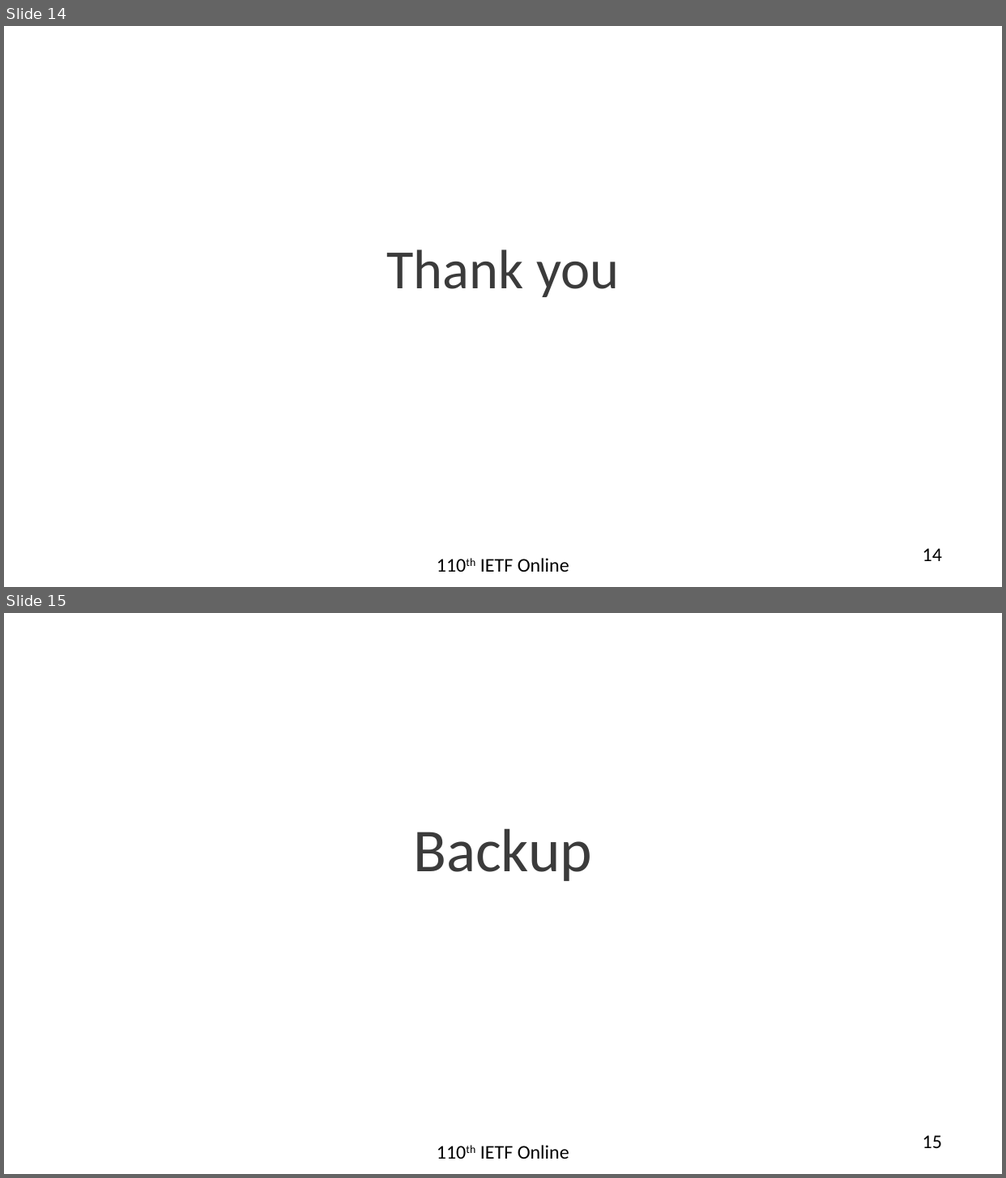
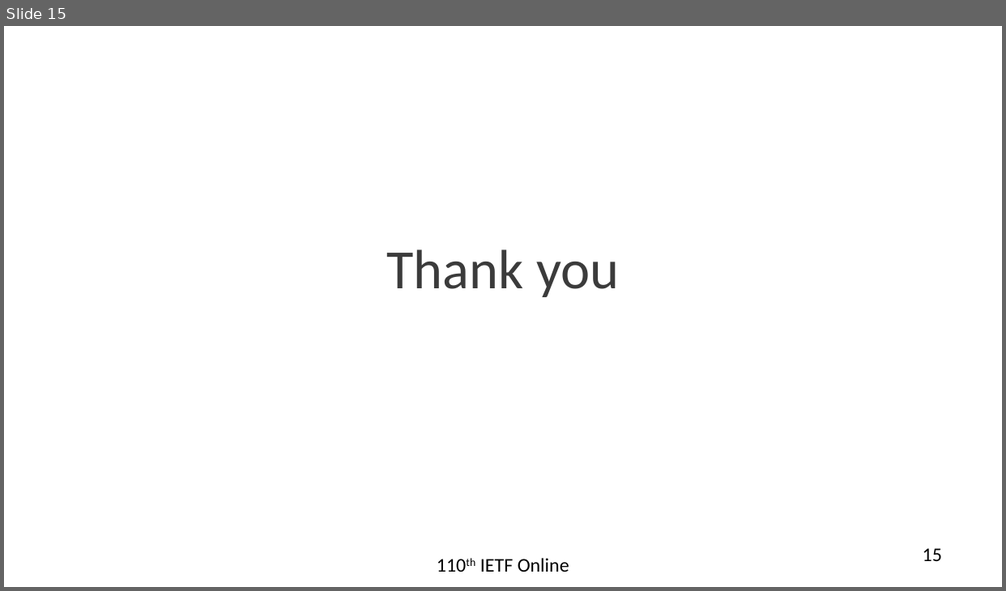
Before and after one commit to rakgandhi/ietf-slides, a slide deck: draft-gandhi-spring-sr-enhanced-plm-04.pptx. Shown one above the other, each under a label of ours: slides 14 and 15 before the commit, slide 15 after it. The pictures are 1006x1178 and 1006x591 pixels, drawn with LibreOffice and Linux fonts; fonts in the diff are those of the drawing. Boxes give left, top, right and bottom in pixels: in the first picture for what was removed or moved away, otherwise in the second. Text is boxed around its words. In the diff, an @@ line names an element or a change of style, - is before the commit and + after.

```diff
--- a/draft-gandhi-spring-sr-enhanced-plm-04.pptx
+++ b/draft-gandhi-spring-sr-enhanced-plm-04.pptx
@@ slide 15 removed at (x1=4, y1=613, x2=1002, y2=1174), background #FFFFFF @@
@@ title removed at (x1=413, y1=828, x2=592, y2=881) @@
-Backup
@@ text removed at (x1=480, y1=1145, x2=569, y2=1159) @@
-110th IETF Online
@@ page number removed at (x1=923, y1=1135, x2=942, y2=1148) @@
-15
@@ what was slide 14 is now slide 15 @@
@@ page number at (x1=923, y1=548, x2=942, y2=561): text changed @@
-14
+15
```
Also in this commit, not shown: 3 slides changed, 1 other slide removed, 1 other file.
